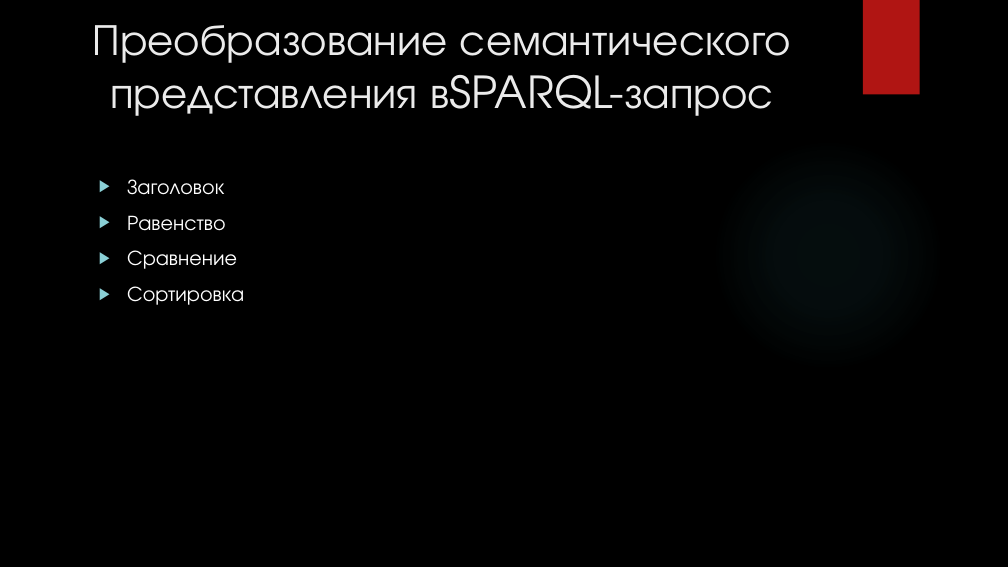
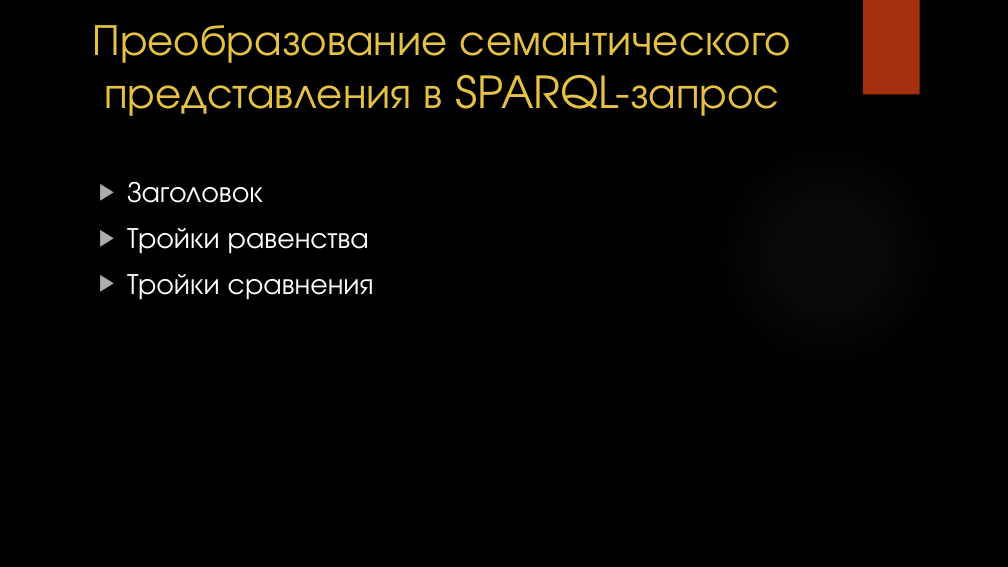
Before and after one commit to docNemo/diplom, a slide deck: slide 20 of Презентация/Принципы проектирования СОЕЯ интерфейсов.pptx (slide 18 before the commit). Drawn at 1008x567 pixels with LibreOffice and Linux fonts; fonts in the diff are those of the drawing; background and template pictures are left out. Boxes give left, top, right and bottom in pixels: in the first picture for what was removed or moved away, otherwise in the second. Text is boxed around its words. In the diff, an @@ line names an element or a change of style, - is before the commit and + after.

```diff
--- a/Презентация/Принципы проектирования СОЕЯ интерфейсов.pptx
+++ b/Презентация/Принципы проектирования СОЕЯ интерфейсов.pptx
@@ title at <box>93,25,791,116</box>: text changed; text colour #EBEBEB to #E5C243 @@
-Преобразование семантического представления вSPARQL-запрос
+Преобразование семантического представления в SPARQL-запрос
@@ rectangle at <box>863,0,920,95</box>: fill #B01513 to #A5300F @@
@@ text at <box>127,181,263,203</box>: size 20 to 28 pt in "Заголовок"; bullet colour #8AD0D6 to #ADADAD @@
@@ text at <box>127,228,374,300</box>: text changed; size 20 to 28 pt @@
-▶ Равенство
-▶ Сравнение
-▶ Сортировка
+▶ Тройки равенства
+▶ Тройки сравнения
```
Also in this commit, not shown: 21 other slides changed, 6 slides added, 5 slides removed, 15 other files.
